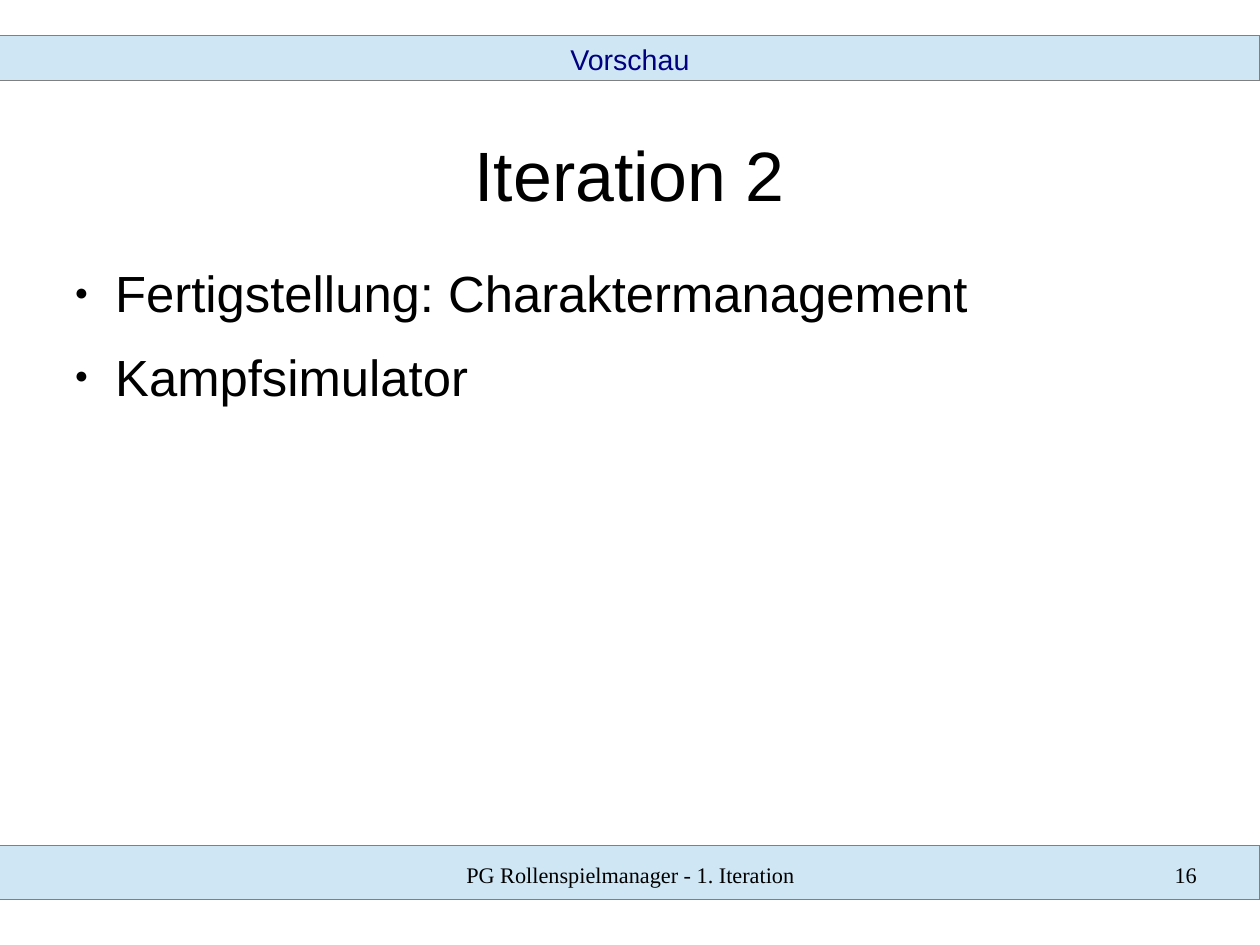
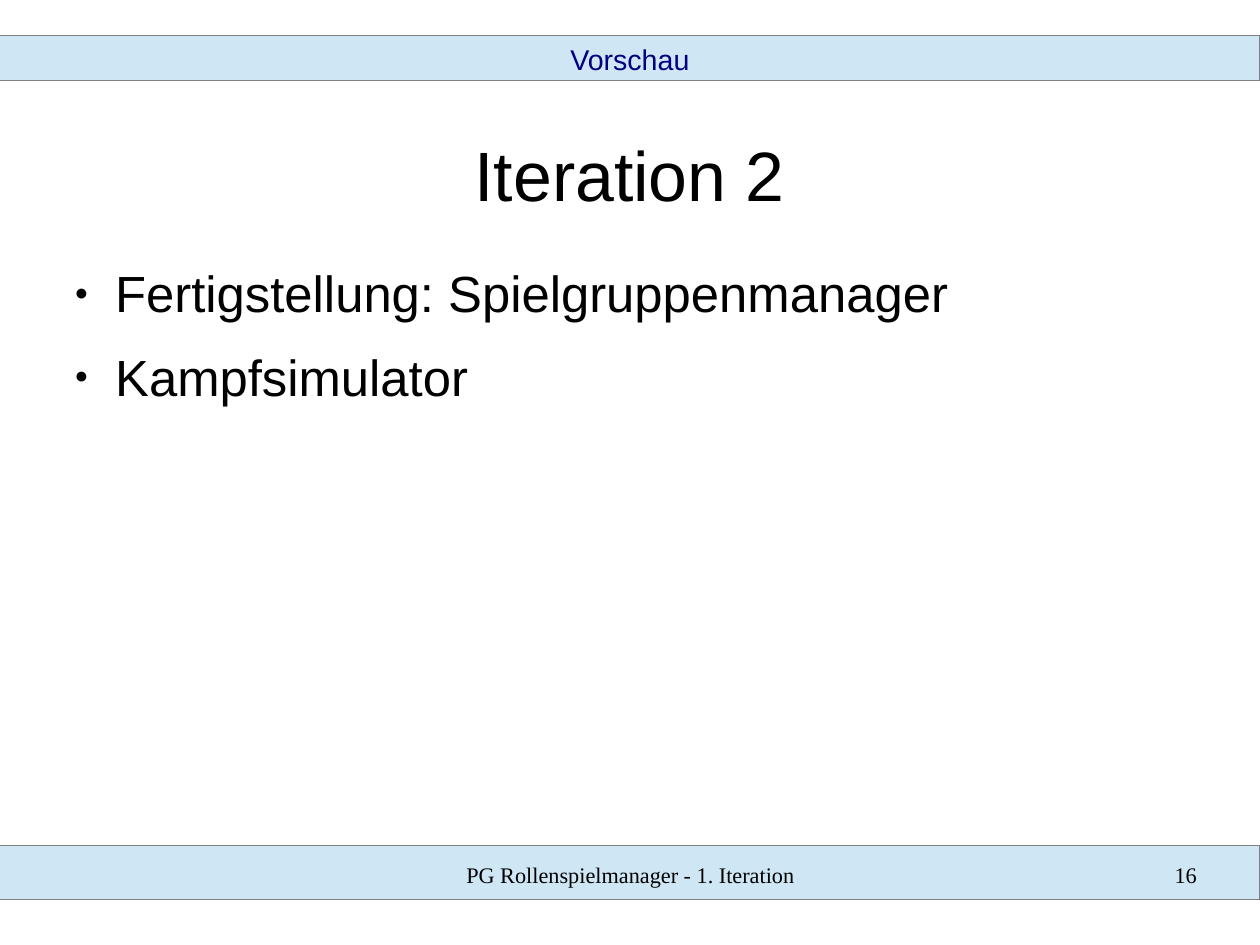
Before and after one commit to SWT-Projektgruppe-2015/Rollenspielmanager, a slide deck: slide 16 of Dokumente/01 Iteration/vortrag.odp. Drawn at 1260x945 pixels with LibreOffice and Linux fonts; fonts in the diff are those of the drawing. Boxes give left, top, right and bottom in pixels: in the first picture for what was removed or moved away, otherwise in the second. Text is boxed around its words. In the diff, an @@ line names an element or a change of style, - is before the commit and + after.

Commit message:
Kleinigkeiten am Vortrag geändert: Charaktermanager -> Spielgruppenmanager, ein paar Wortklaubereien

```diff
--- a/Dokumente/01 Iteration/vortrag.odp
+++ b/Dokumente/01 Iteration/vortrag.odp
@@ text at bbox=[115, 275, 948, 323]: text changed @@
-● Fertigstellung: Charaktermanagement
+● Fertigstellung: Spielgruppenmanager
```
Also in this commit, not shown: 1 other slide changed, 1 other file.
